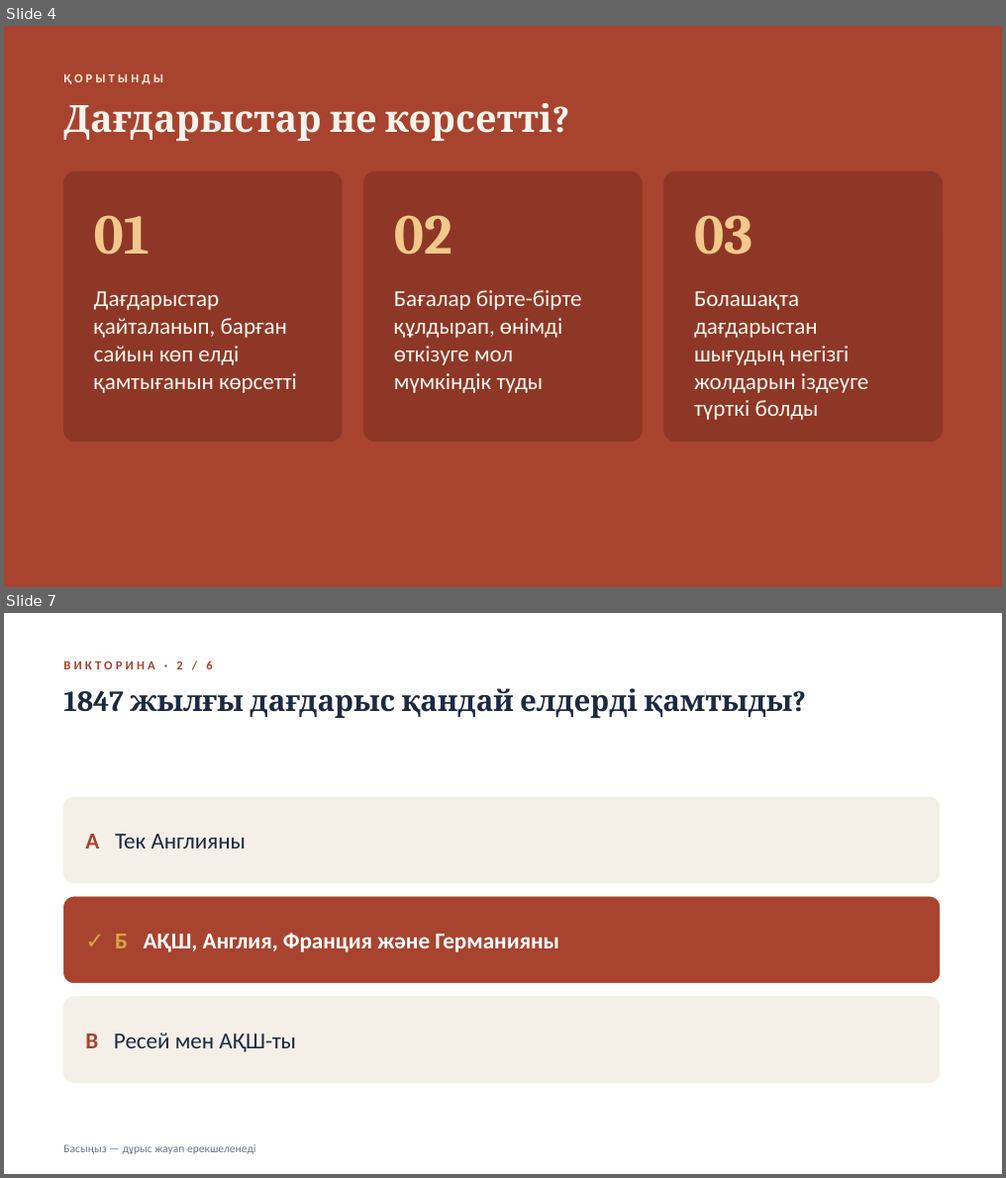
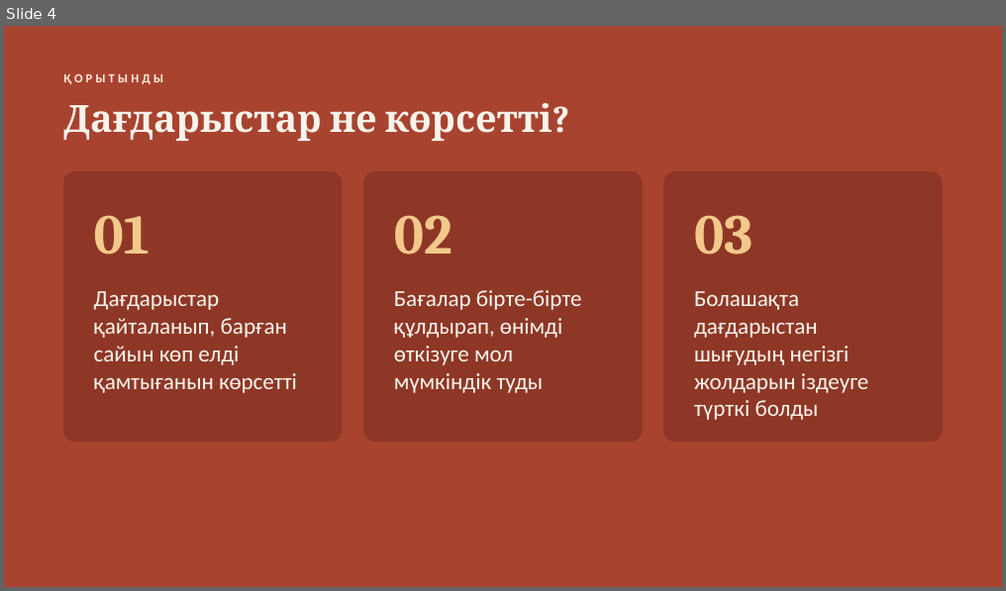
Before and after one commit to IVabdulin85/claude-workspace, a slide deck: Ekonomikalyk_dagdarystar_KZ_viktorina.pptx. Shown one above the other, each under a label of ours: slides 4 and 7 before the commit, slide 4 after it; the slides between them are not shown. The pictures are 1006x1178 and 1006x591 pixels, drawn with LibreOffice and Linux fonts; fonts in the diff are those of the drawing. Boxes give left, top, right and bottom in pixels: in the first picture for what was removed or moved away, otherwise in the second. Text is boxed around its words. In the diff, an @@ line names an element or a change of style, - is before the commit and + after.

```diff
--- a/Ekonomikalyk_dagdarystar_KZ_viktorina.pptx
+++ b/Ekonomikalyk_dagdarystar_KZ_viktorina.pptx
@@ slide 7 removed at <box>4,613,1002,1174</box>, background #FFFFFF @@
@@ text removed at <box>63,661,212,669</box> @@
-ВИКТОРИНА · 2 / 6
@@ text removed at <box>63,688,792,718</box> @@
-1847 жылғы дағдарыс қандай елдерді қамтыды?
@@ rounded rectangle removed at <box>63,797,940,883</box> @@
-А Тек Англияны
@@ rounded rectangle removed at <box>63,897,940,983</box> @@
-✓ Б АҚШ, Англия, Франция және Германияны
@@ rounded rectangle removed at <box>63,997,940,1083</box> @@
-В Ресей мен АҚШ-ты
@@ text removed at <box>63,1145,255,1155</box> @@
-Басыңыз — дұрыс жауап ерекшеленеді
```
Also in this commit, not shown: 4 slides changed, 2 other slides removed, 1 other file.
